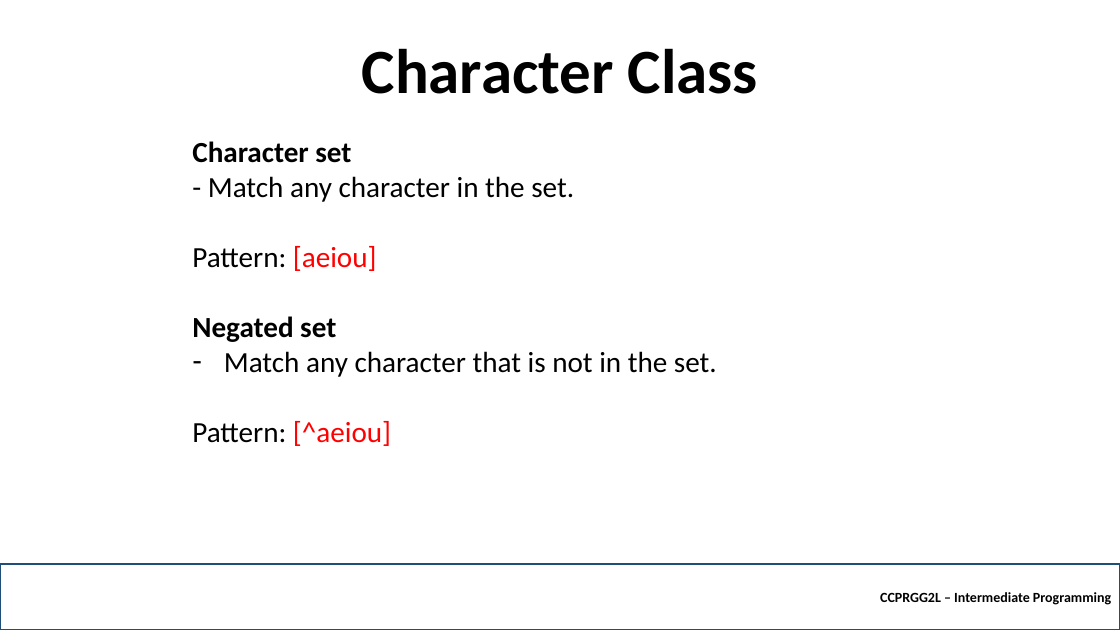
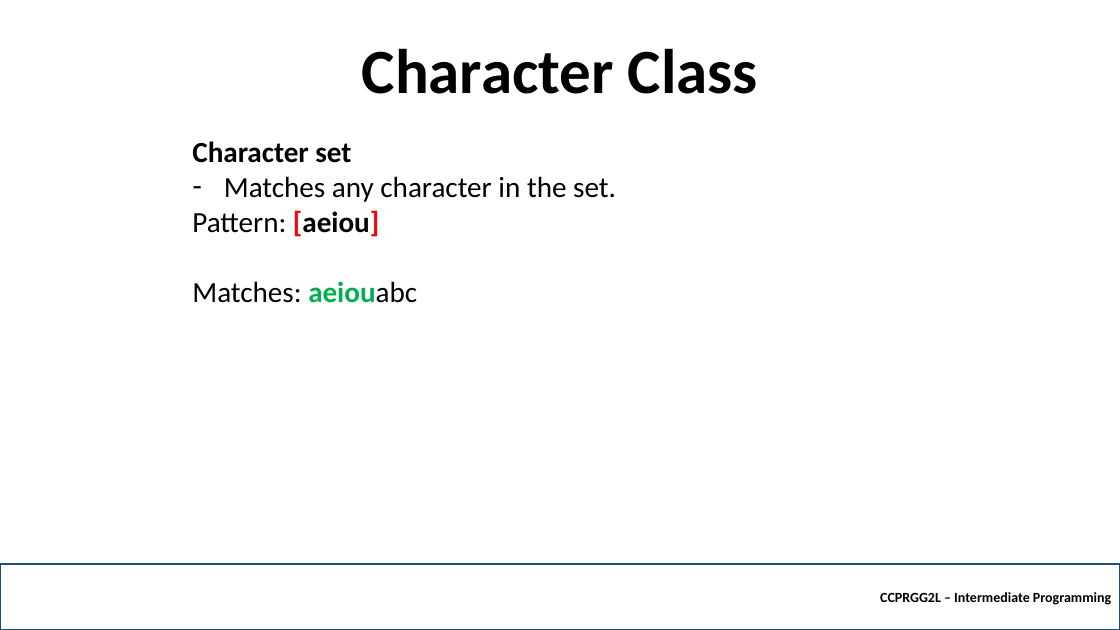
Before and after one commit to robitussin/CCPRGG2L, a slide deck: slide 9 of week_4/Regular Expressions.pptx (slide 10 before the commit). Drawn at 1120x630 pixels with LibreOffice and Linux fonts; fonts in the diff are those of the drawing; background and template pictures are left out. Boxes give left, top, right and bottom in pixels: in the first picture for what was removed or moved away, otherwise in the second. Text is boxed around its words. In the diff, an @@ line names an element or a change of style, - is before the commit and + after.

```diff
--- a/week_4/Regular Expressions.pptx
+++ b/week_4/Regular Expressions.pptx
@@ text at bbox=[224, 176, 616, 202]: text changed @@
-- Match any character in the set.
+– Matches any character in the set.
@@ text at bbox=[192, 210, 379, 237]: text colour #FF0000 to #000000, bold on in "[aeiou]" @@
@@ text at bbox=[192, 281, 417, 303]: text changed @@
-Negated set
-– Match any character that is not in the set.
-Pattern: [^aeiou]
+Matches: aeiouabc
```
Also in this commit, not shown: 12 other slides changed, 8 slides added.
